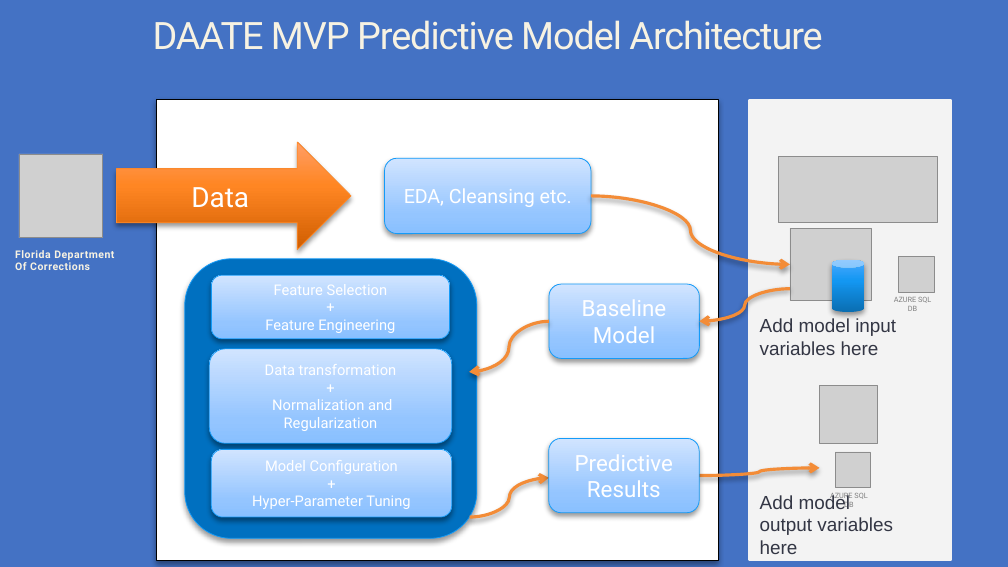
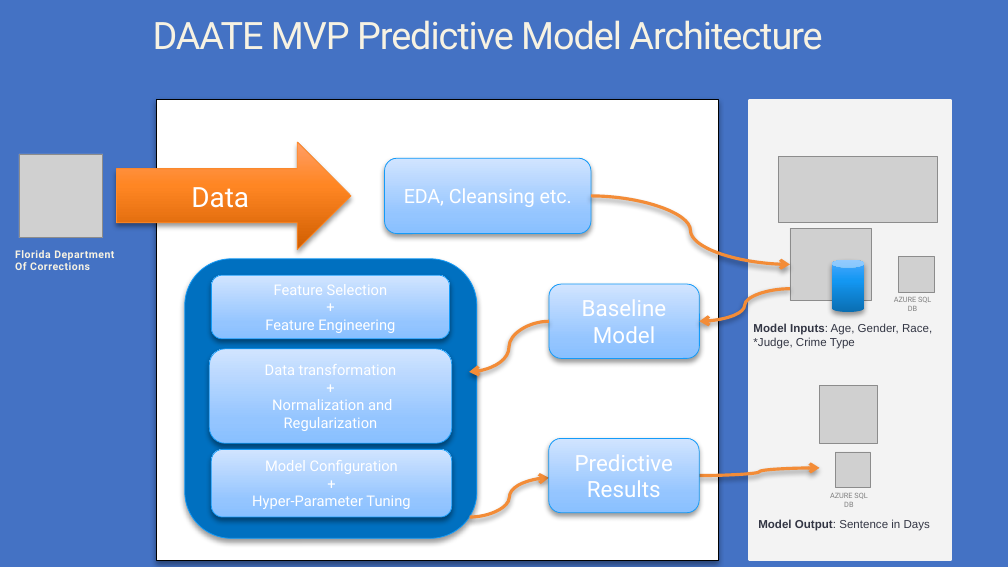
Before and after one commit to mspuckit/DAATE, a slide deck: slide 5 of assets/resources/graph for web_page.pptx. Drawn at 1008x567 pixels with LibreOffice and Linux fonts; fonts in the diff are those of the drawing; grey boxes stand for pictures. Boxes give left, top, right and bottom in pixels: in the first picture for what was removed or moved away, otherwise in the second. Text is boxed around its words. In the diff, an @@ line names an element or a change of style, - is before the commit and + after.

Commit message:
updated document

```diff
--- a/assets/resources/graph for web_page.pptx
+++ b/assets/resources/graph for web_page.pptx
@@ text at (x1=753, y1=323, x2=932, y2=349): text changed; size 18 to 11 pt @@
-Add model input variables here
+Model Inputs: Age, Gender, Race, *Judge, Crime Type
@@ text at (x1=758, y1=519, x2=930, y2=531): text changed; size 18 to 11 pt @@
-Add model output variables here
+Model Output: Sentence in Days
```
